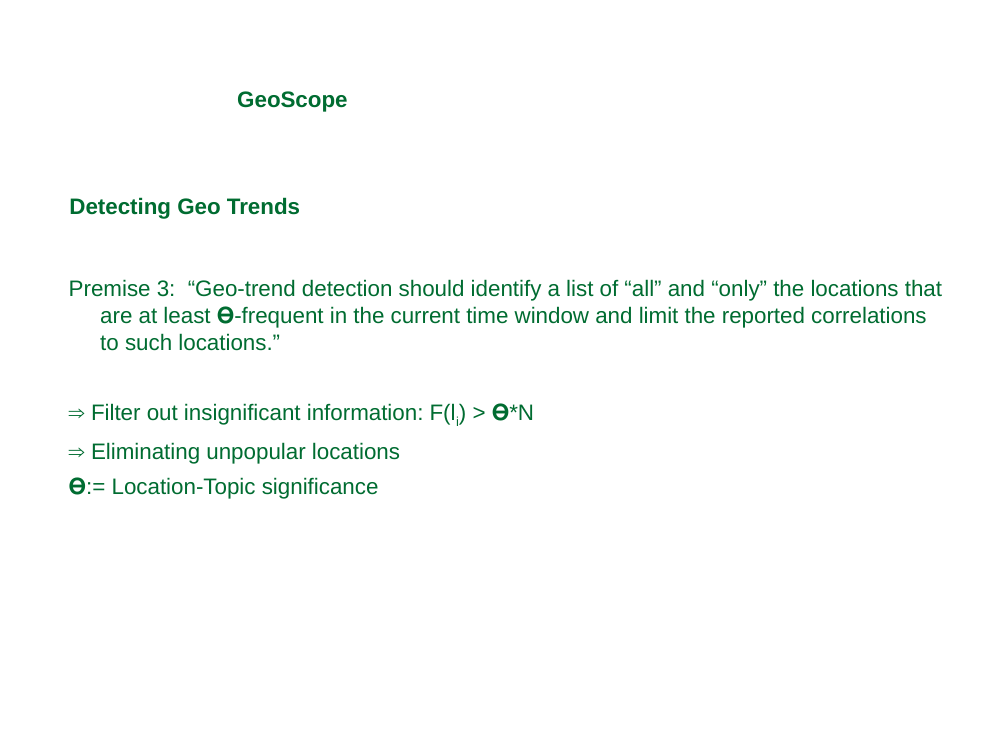
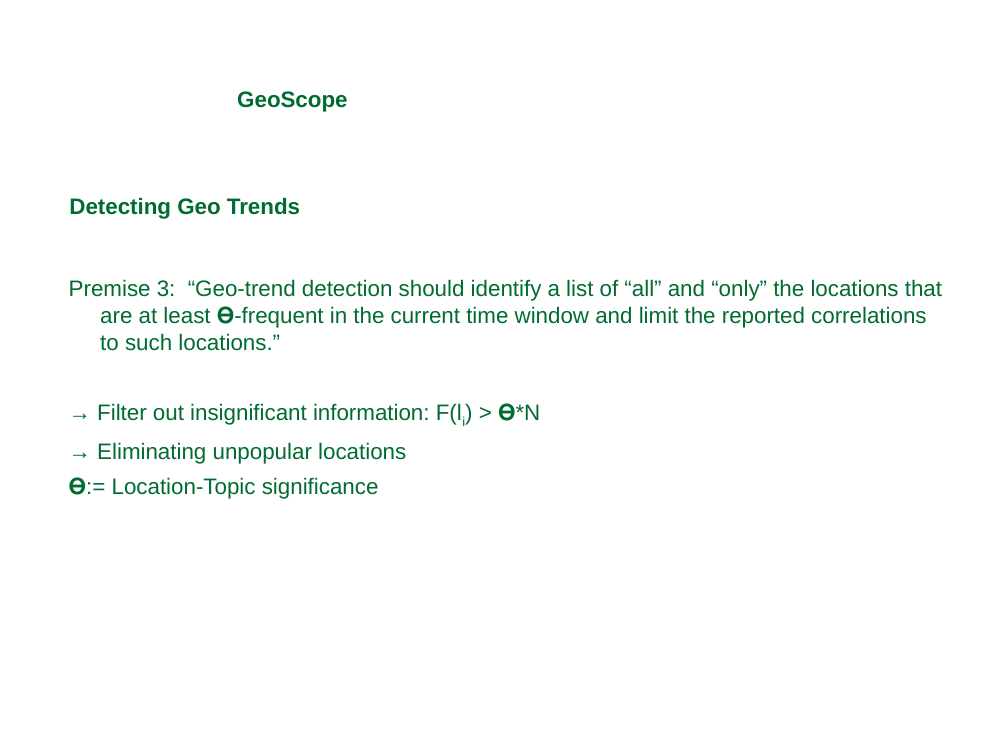
Before and after one commit to michaelprummer/datascience, a slide deck: slide 8 of GeoScope/DataScience1.ppt. Drawn at 1008x756 pixels with LibreOffice and Linux fonts; fonts in the diff are those of the drawing; background and template pictures are left out. Boxes give left, top, right and bottom in pixels: in the first picture for what was removed or moved away, otherwise in the second. Text is boxed around its words. In the diff, an @@ line names an element or a change of style, - is before the commit and + after.

```diff
--- a/GeoScope/DataScience1.ppt
+++ b/GeoScope/DataScience1.ppt
@@ text at bbox=[97, 403, 541, 464]: text changed @@
-⇒ Filter out insignificant information: F(li) > 𝚹*N
-⇒ Eliminating unpopular locations
+→ Filter out insignificant information: F(li) > 𝚹*N
+→ Eliminating unpopular locations
```
Also in this commit, not shown: 6 other slides changed, 8 slides added, 1 slide removed.
